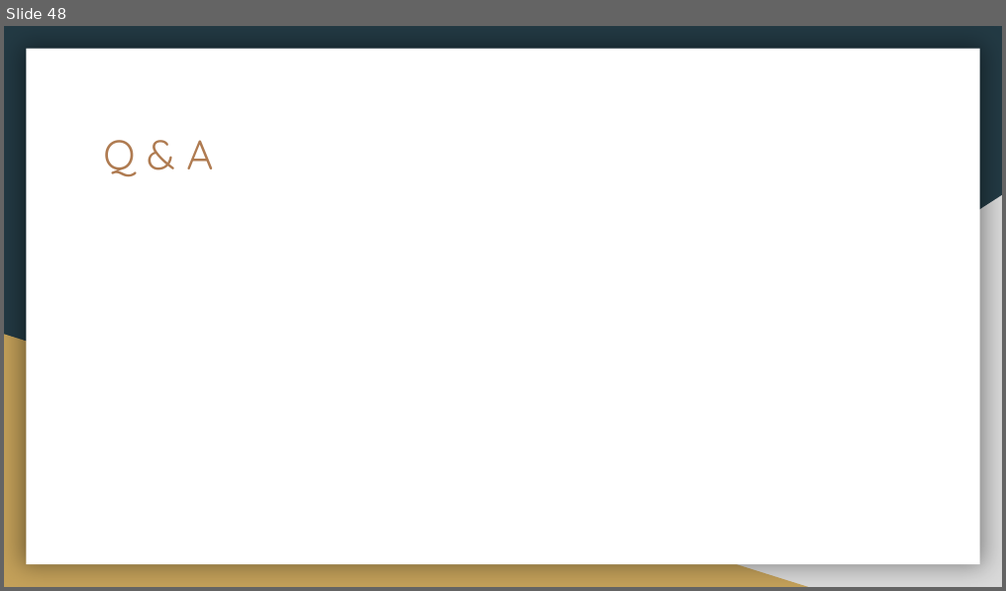
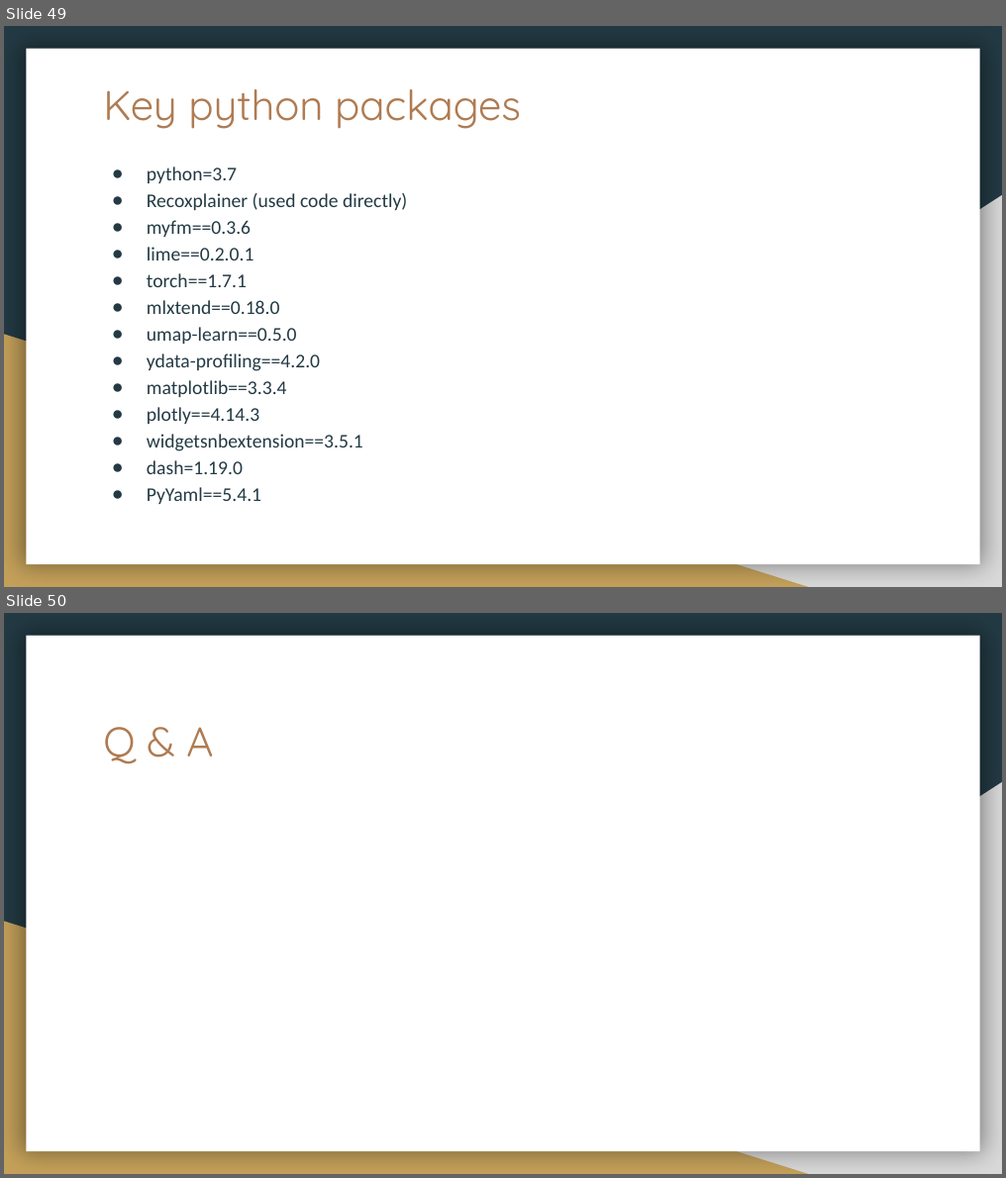
Before and after one commit to aidowu1/Hands-on-Intro-to-building-Explainability-for-RecSys, a slide deck: Presentation/Hands-on Intro to developing Explainability for Recommendation Systems.pptx. Shown one above the other, each under a label of ours: slide 48 before the commit, slides 49 and 50 after it. The pictures are 1006x591 and 1006x1178 pixels, drawn with LibreOffice and Linux fonts; fonts in the diff are those of the drawing. Boxes give left, top, right and bottom in pixels: in the first picture for what was removed or moved away, otherwise in the second. Text is boxed around its words. In the diff, an @@ line names an element or a change of style, - is before the commit and + after.

```diff
--- a/Presentation/Hands-on Intro to developing Explainability for Recommendation Systems.pptx
+++ b/Presentation/Hands-on Intro to developing Explainability for Recommendation Systems.pptx
@@ slide 49 added at (x1=4, y1=26, x2=1002, y2=587), background #233A44; not listed: 3 template elements that a slide beside it also shows @@
@@ title added at (x1=103, y1=89, x2=521, y2=129), 30 pt, text #AF7B51 @@
+Key python packages
@@ text added at (x1=147, y1=167, x2=407, y2=504), 14 pt, text #233A44 @@
+● python=3.7
+● Recoxplainer (used code directly)
+● myfm==0.3.6
+● lime==0.2.0.1
+● torch==1.7.1
+● mlxtend==0.18.0
+● umap-learn==0.5.0
+● ydata-profiling==4.2.0
+● matplotlib==3.3.4
+● plotly==4.14.3
+● widgetsnbextension==3.5.1
+● dash=1.19.0
+● PyYaml==5.4.1
@@ what was slide 48 is now slide 50 @@
```
Also in this commit, not shown: 12 slides changed, 4 other slides added, 1 slide removed, 9 other files.
